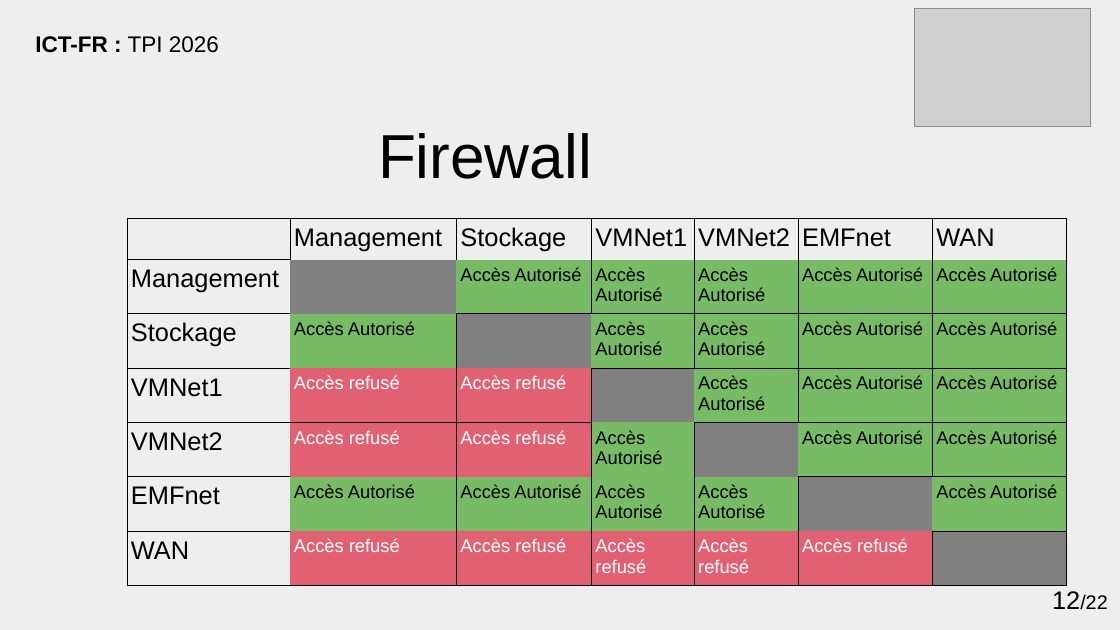
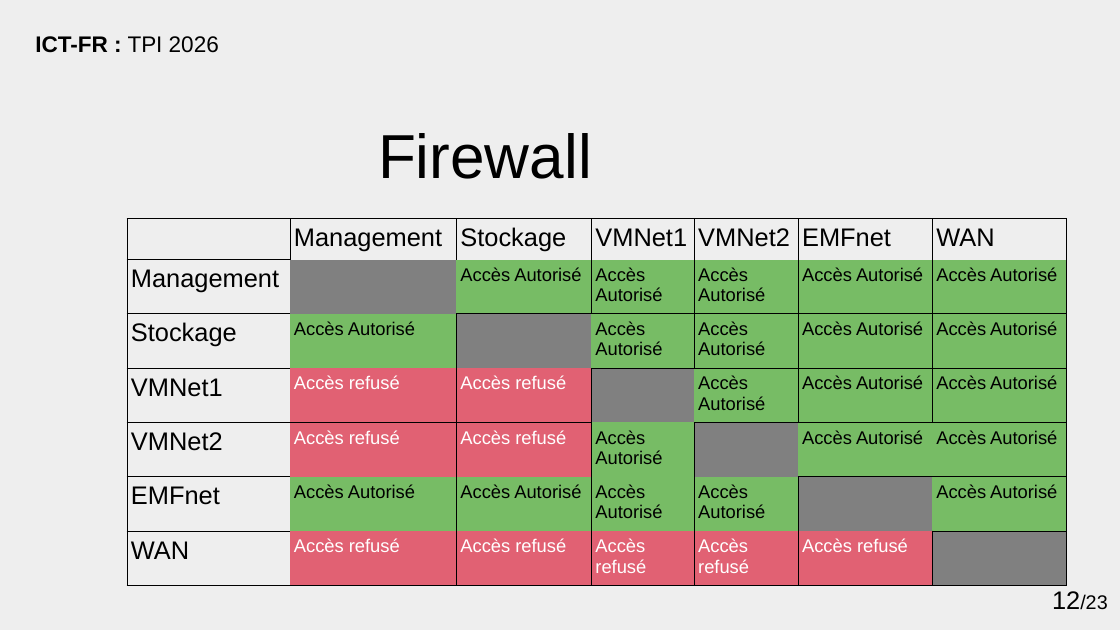
Before and after one commit to Lucielle-Voeffray/TPI-2026, a slide deck: slide 12 of defense/presentation.odp. Drawn at 1120x630 pixels with LibreOffice and Linux fonts; fonts in the diff are those of the drawing; grey boxes stand for pictures; background and template pictures are left out. Boxes give left, top, right and bottom in pixels: in the first picture for what was removed or moved away, otherwise in the second. Text is boxed around its words. In the diff, an @@ line names an element or a change of style, - is before the commit and + after.

```diff
--- a/defense/presentation.odp
+++ b/defense/presentation.odp
@@ picture removed at [915, 9, 1091, 127] @@
@@ table at [127, 219, 1066, 577] @@
@@ borders changed @@
@@ page number at [1052, 591, 1107, 610]: text changed @@
-12/22
+12/23
```
Also in this commit, not shown: 12 other slides changed, 10 slides added, 9 slides removed, 1 other file.
